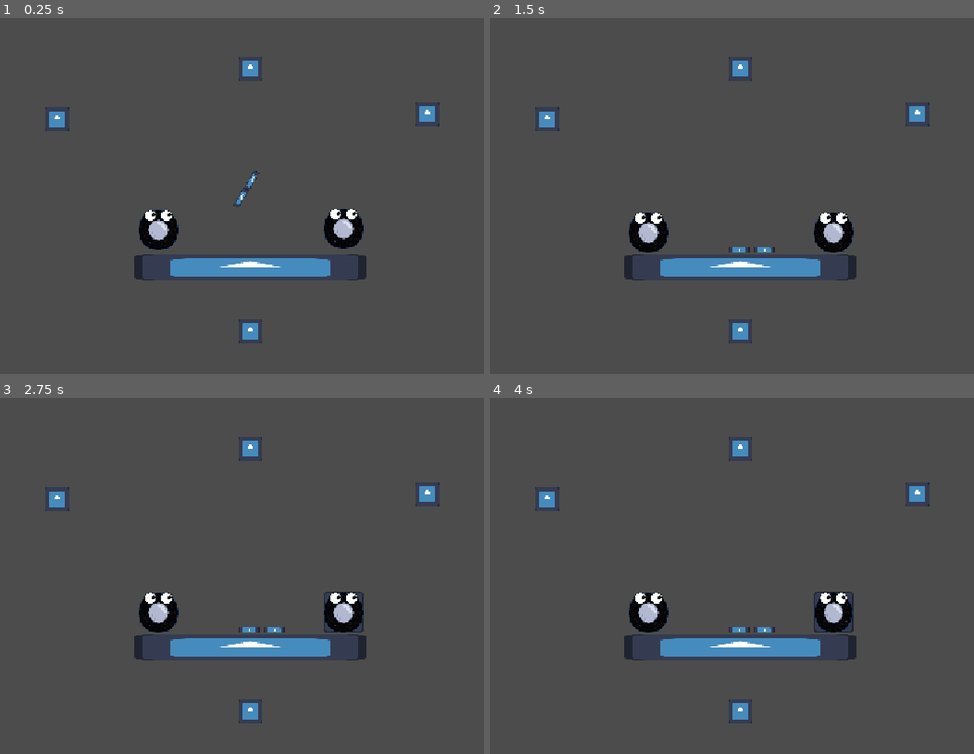
Above: before the commit, frames 1-4 (two rows, left to right).
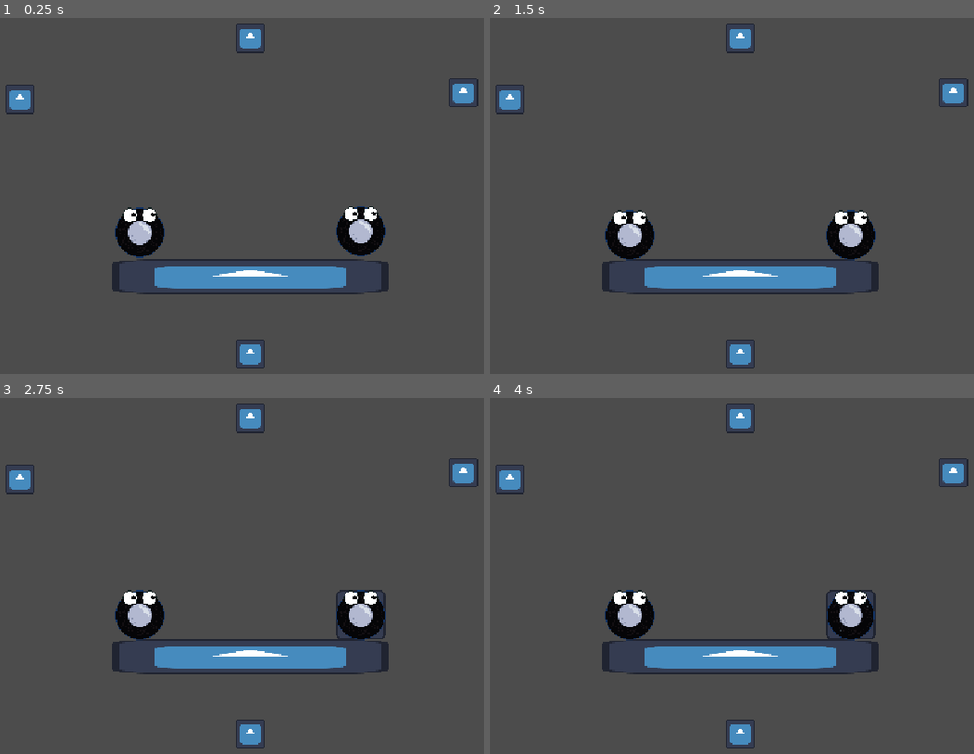
Above: after the commit, the same moments.

Repository: WellHiIGuess/Fight-Game
Game: Godot game, scene res://test.tscn
The game is run twice, just before and just after one commit, with the same random seed, the same clock (stepped at 60 frames per second) and the same inputs. The engine's default icon, where the game draws it, is replaced by a stand-in: a white triangle on a blue panel in a dark square.
Inputs:
- Up to frame 1 (0.25 s): no input
- Up to frame 2 (1.5 s): tap Enter at 1.25 s
- Up to frame 3 (2.75 s): tap Space at 2 s
- Up to frame 4 (4 s): tap Enter at 2.75 s; tap Space at 3.5 s

The runs differ from the first frame. In frame 1, 7.8% of the frame differs, in the area x 1-99%, y 1-99%; in frame 2, 7.8%; in frame 3, 7.9%; in frame 4, 7.9%.

Commit message:
Made everything look not like shit

Diff:
--- a/PlayerBody.gd
+++ b/PlayerBody.gd
@@ -411,12 +411,6 @@
 
 	hit_area.position = direction * 100
 
-	for i in range(0, get_slide_collision_count()):
-		var collision = get_slide_collision(i)
-
-		if collision.get_collider() != null && collision.get_collider() is RigidBody2D && is_on_wall():
-			collision.get_collider().linear_velocity.x = velocity.x
-
 	velocity *= time_mult
 
 	move_and_slide()
--- a/player.tscn
+++ b/player.tscn
@@ -42,6 +42,7 @@
 texture = ExtResource("1_4ajqq")
 
 [node name="CharacterBody2D" type="CharacterBody2D" parent="." node_paths=PackedStringArray("sprite", "collider", "spawn_point", "copies", "hit_area")]
+collision_priority = 2.0
 script = ExtResource("2_u6w33")
 sprite = NodePath("Sprite2D")
 collider = NodePath("CollisionShape2D")
@@ -50,7 +51,7 @@
 hit_area = NodePath("HitArea")
 
 [node name="Sprite2D" type="Sprite2D" parent="CharacterBody2D" node_paths=PackedStringArray("player")]
-texture_filter = 1
+texture_filter = 5
 scale = Vector2(2, 2)
 texture = ExtResource("3_sweqy")
 script = ExtResource("3_hqtel")
@@ -62,7 +63,7 @@
 [node name="HitArea" type="Area2D" parent="CharacterBody2D" node_paths=PackedStringArray("player")]
 script = ExtResource("4_v5jwa")
 player = NodePath("..")
-FORCE = 900.0
+FORCE = 800.0
 
 [node name="CollisionShape2D" type="CollisionShape2D" parent="CharacterBody2D/HitArea"]
 shape = SubResource("CircleShape2D_dqmrv")
--- a/project.godot
+++ b/project.godot
@@ -17,8 +17,9 @@
 
 [display]
 
-window/size/mode=3
 window/stretch/mode="canvas_items"
+window/stretch/aspect="keep_width"
+window/vsync/vsync_mode=2
 
 [input]
 
@@ -141,4 +142,7 @@
 
 textures/canvas_textures/default_texture_filter=0
 viewport/hdr_2d=true
+anti_aliasing/quality/msaa_2d=1
+anti_aliasing/quality/screen_space_aa=1
+anti_aliasing/quality/use_taa=true
 2d/snap/snap_2d_transforms_to_pixel=true
--- a/test.tscn
+++ b/test.tscn
@@ -27,14 +27,11 @@
 [sub_resource type="RectangleShape2D" id="RectangleShape2D_x8u7h"]
 size = Vector2(2434, 104)
 
-[sub_resource type="RectangleShape2D" id="RectangleShape2D_ehkex"]
-size = Vector2(20, 64)
-
 [node name="Node2D" type="Node2D"]
 
 [node name="Camera2D" type="Camera2D" parent="." node_paths=PackedStringArray("rect")]
 texture_filter = 1
-zoom = Vector2(0.5, 0.5)
+zoom = Vector2(0.6, 0.6)
 script = ExtResource("1_g14j6")
 rect = NodePath("CanvasLayer/ColorRect")
 
@@ -71,8 +68,11 @@
 stun_shot_parent = NodePath("../../StunShotParent")
 camera = NodePath("../../Camera2D")
 other_player = NodePath("../../Player2/CharacterBody2D")
-special = 6
+special = 9
 player_num = "2"
+
+[node name="CoolDownText" parent="Player/CharacterBody2D" index="4"]
+metadata/_edit_use_anchors_ = true
 
 [node name="Player2" parent="." instance=ExtResource("1_m58qc")]
 position = Vector2(288, -4)
@@ -83,11 +83,14 @@
 stun_shot_parent = NodePath("../../StunShotParent")
 camera = NodePath("../../Camera2D")
 other_player = NodePath("../../Player/CharacterBody2D")
-special = 3
+special = 9
 player_num = "1"
 
 [node name="CollisionShape2D" parent="Player2/CharacterBody2D" index="1"]
 shape = SubResource("CircleShape2D_kv44b")
+
+[node name="CoolDownText" parent="Player2/CharacterBody2D" index="4"]
+metadata/_edit_use_anchors_ = true
 
 [node name="Platform" type="Node2D" parent="."]
 position = Vector2(0, 147)
@@ -107,7 +110,7 @@
 texture = ExtResource("1_15a8f")
 
 [node name="Platform2" type="Node2D" parent="."]
-position = Vector2(1192, 0)
+position = Vector2(988, 0)
 rotation = 1.5708
 scale = Vector2(1.89, 1.89)
 
@@ -120,7 +123,7 @@
 shape = SubResource("RectangleShape2D_05snw")
 
 [node name="Platform3" type="Node2D" parent="."]
-position = Vector2(-1183, -2.85672e-12)
+position = Vector2(-991, 2.85672e-12)
 rotation = 1.5708
 scale = Vector2(1.89, 1.89)
 
@@ -133,7 +136,7 @@
 shape = SubResource("RectangleShape2D_05snw")
 
 [node name="Platform4" type="Node2D" parent="."]
-position = Vector2(1.99988, -679)
+position = Vector2(2, -570)
 scale = Vector2(3.38, 1.89)
 
 [node name="StaticBody2D" type="StaticBody2D" parent="Platform4"]
@@ -193,37 +196,12 @@
 texture = ExtResource("1_15a8f")
 
 [node name="RespawnArea" type="Area2D" parent="."]
-position = Vector2(0, 673)
+position = Vector2(0, 591)
 script = ExtResource("4_vkchw")
 
 [node name="CollisionShape2D" type="CollisionShape2D" parent="RespawnArea"]
 position = Vector2(7, 54)
 shape = SubResource("RectangleShape2D_x8u7h")
-
-[node name="TestRope" type="Node2D" parent="."]
-position = Vector2(-1, -145)
-rotation = 0.523598
-
-[node name="RigidBody2D" type="RigidBody2D" parent="TestRope"]
-
-[node name="CollisionShape2D" type="CollisionShape2D" parent="TestRope/RigidBody2D"]
-shape = SubResource("RectangleShape2D_ehkex")
-
-[node name="Sprite2D" type="Sprite2D" parent="TestRope/RigidBody2D/CollisionShape2D"]
-position = Vector2(1.90735e-06, 9.53674e-07)
-scale = Vector2(0.15625, 0.5)
-texture = ExtResource("1_15a8f")
-
-[node name="RigidBody2D" type="RigidBody2D" parent="TestRope/RigidBody2D"]
-position = Vector2(0, 49)
-
-[node name="CollisionShape2D" type="CollisionShape2D" parent="TestRope/RigidBody2D/RigidBody2D"]
-shape = SubResource("RectangleShape2D_ehkex")
-
-[node name="Sprite2D" type="Sprite2D" parent="TestRope/RigidBody2D/RigidBody2D/CollisionShape2D"]
-position = Vector2(1.90735e-06, 9.53674e-07)
-scale = Vector2(0.15625, 0.5)
-texture = ExtResource("1_15a8f")
 
 [connection signal="body_entered" from="StunShotParent" to="StunShotParent" method="_on_body_entered"]
 [connection signal="body_exited" from="StunShotParent" to="StunShotParent" method="_on_body_exited"]
Not shown: 1 places in test.tscn that only renumber resources
